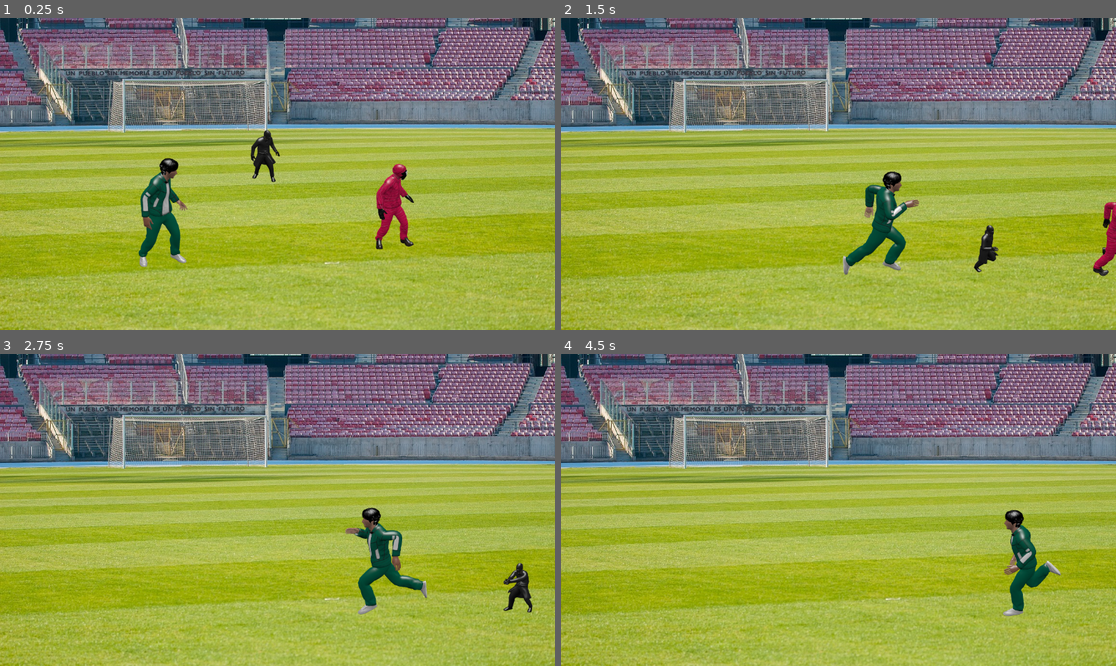
Above: before the commit, frames 1-4 (two rows, left to right).
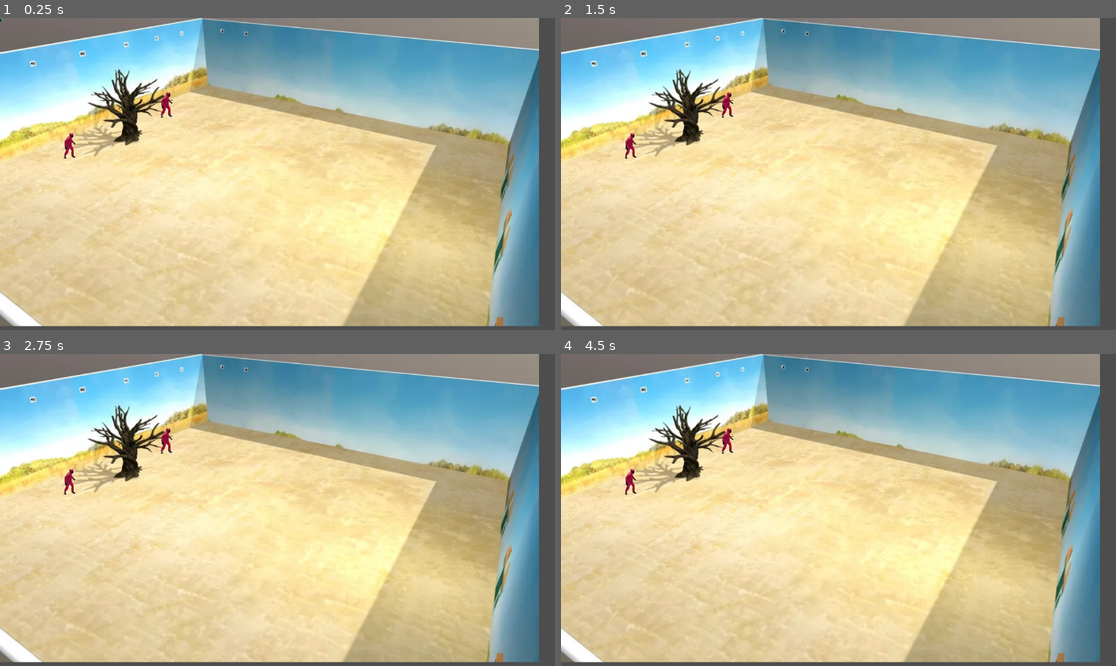
Above: after the commit, the same moments.

Repository: Starland9/squid-game-frontman-runner-demo
Game: Godot game, scene res://scenes/test/test.tscn
Same seed, same stepped clock (60 frames per second), same inputs: the game is played once before the commit and once after it.
Inputs:
- Up to frame 1 (0.25 s): no input
- Up to frame 2 (1.5 s): tap Enter (ui_accept) at 0.5, 1.35 s; hold Enter (ui_accept) 0.53-1.28 s; hold Right (ui_right) from 0.53 s (still down)
- Up to frame 3 (2.75 s): tap Enter (ui_accept) at 1.52, 1.82 s; release Right (ui_right) at 2.03 s; hold Left (ui_left) from 2.03 s (still down); hold Enter (ui_accept) from 2.03 s (still down)
- Up to frame 4 (4.5 s): release Left (ui_left) at 2.78 s; release Enter (ui_accept) at 2.78 s; hold Right (ui_right) 2.78-4.28 s; tap Enter (ui_accept) at 2.85, 3.02, 3.32, 4.35 s; hold Enter (ui_accept) 3.53-4.28 s; hold Left (ui_left) from 4.28 s (still down)

The runs differ from the first frame. In frame 1, 99% of the frame differs, in the area x 0-100%, y 0-100%; in frame 2, 99%; in frame 3, 99%; in frame 4, 99%.

Commit message:
Refactors game character movement
Improves character movement logic for better responsiveness and control.  Removes unnecessary print statements and streamlines state management.  Adds a `movable` property to control character input.  Updates character animations and speeds. Removes unused assets.

Diff:
--- a/actors/frontman/frontman.gd
+++ b/actors/frontman/frontman.gd
@@ -23,7 +23,6 @@
 func _set_state(new_state: int) -> void:
 	if state != new_state:
 		state = new_state
-		print(states.keys()[state])
 
 func _physics_process(delta: float) -> void:
 
--- a/actors/greenman/greenman.gd
+++ b/actors/greenman/greenman.gd
@@ -1,8 +1,9 @@
 extends CharacterBody2D
 class_name Greenman
 
+@export var movable_by_input := false
 
-@onready var anim = $AnimatedSprite2D
+@onready var anim :AnimatedSprite2D = $AnimatedSprite2D
 
 enum states {IDLE, RUN, JUMP, KICK, PUNCH, DEATH}
 
@@ -11,7 +12,7 @@
 var face_dir : int = 1
 const GRAVITY: float = 9.8
 var jump_force: float = 500
-var run_speed : float = 400
+var run_speed : float = 50
 var in_kick := false
 var in_punch := false
 
@@ -25,7 +26,6 @@
 func _set_state(new_state: int) -> void:
 	if state != new_state:
 		state = new_state
-		print(states.keys()[state])
 
 func _physics_process(delta: float) -> void:
 
@@ -35,14 +35,13 @@
 
 
 
-func _manage_moves(delta: float) -> void:
+func _manage_moves(_delta: float) -> void:
 	# apply gravity
-	velocity.y += GRAVITY * delta * 100
+	# velocity.y += GRAVITY * delta * 100
 
-	if not in_kick and not in_punch:
+	if not in_kick and not in_punch and movable_by_input:
 		move_dir = Input.get_action_strength("ui_right") - Input.get_action_strength("ui_left")
 		face_dir = sign(move_dir) if move_dir != 0 else face_dir
-		anim.flip_h = face_dir == -1
 
 		if move_dir != 0:
 			velocity.x = move_dir * run_speed
@@ -53,7 +52,23 @@
 		if Input.is_action_just_pressed("ui_up"):
 			velocity.y = -jump_force
 
-		move_and_slide()
+
+
+	else:
+		move_dir = -1
+		face_dir = -1
+		var can_move = not Input.is_action_pressed("ui_accept")
+		if can_move:
+			velocity.x = move_dir * run_speed
+			# velocity.y = -5
+
+		else:
+			velocity.x = move_toward(velocity.x, 0, run_speed)
+			velocity.y = 0
+
+
+	anim.flip_h = face_dir == -1
+	move_and_slide()
 
 	in_kick = Input.is_action_pressed("ui_accept")
 	in_punch = Input.is_action_pressed("ui_cancel")
@@ -61,18 +76,14 @@
 
 
 func _manage_states() -> void:
-	if is_on_floor():
-		if in_kick:
-			_set_state(states.KICK)
-		if in_punch:
-			_set_state(states.PUNCH)
-		elif  move_dir != 0:
-			_set_state(states.RUN)
-		else:
-			_set_state(states.IDLE)
+	if in_kick:
+		_set_state(states.KICK)
+	if in_punch:
+		_set_state(states.PUNCH)
+	elif  velocity.x != 0.0:
+		_set_state(states.RUN)
 	else:
-		if velocity.y < 0:
-			_set_state(states.JUMP)
+		_set_state(states.IDLE)
 
 
 
--- a/actors/greenman/greenman.tscn
+++ b/actors/greenman/greenman.tscn
@@ -243,3 +243,4 @@
 [node name="CollisionShape2D" type="CollisionShape2D" parent="."]
 position = Vector2(32, -29)
 shape = SubResource("CapsuleShape2D_gmph2")
+disabled = true
--- a/actors/redman/redman.gd
+++ b/actors/redman/redman.gd
@@ -1,5 +1,7 @@
 extends CharacterBody2D
 class_name Redman
+
+@export var movable := false
 
 @onready var anim = $AnimatedSprite2D
 
@@ -23,7 +25,6 @@
 func _set_state(new_state: int) -> void:
 	if state != new_state:
 		state = new_state
-		print(states.keys()[state])
 
 func _physics_process(delta: float) -> void:
 
@@ -33,11 +34,11 @@
 
 
 
-func _manage_moves(delta: float) -> void:
+func _manage_moves(_delta: float) -> void:
 	# apply gravity
-	velocity.y += GRAVITY * delta * 100
+	# velocity.y += GRAVITY * delta * 100
 
-	if not in_shoot:
+	if not in_shoot and movable:
 		move_dir = Input.get_action_strength("ui_right") - Input.get_action_strength("ui_left")
 		face_dir = sign(move_dir) if move_dir != 0 else face_dir
 		anim.flip_h = face_dir == -1
--- /dev/null
+++ b/scenes/test/test.gd
@@ -0,0 +1,67 @@
+extends Node2D
+
+
+@onready var greens = $Grennmans
+@onready var greens_spawn : Line2D = $SpawnArea
+
+const greenman_scene = preload("res://actors/greenman/greenman.tscn");
+
+# Called when the node enters the scene tree for the first time.
+func _ready() -> void:
+	randomize()
+	_fill_greenmans()
+
+func _fill_greenmans():
+	var points := greens_spawn.points;
+	print(points)
+
+	for i in range(30):
+		var speed_scale := randf()
+
+		var gm = greenman_scene.instantiate()
+		greens.get_parent().add_child(gm)
+		# gm.global_position = _get_random_point_along_line(
+			# points[0], points[1]
+		# )
+		gm.scale = Vector2.ONE * 0.1
+		gm.run_speed *= speed_scale
+		gm.run_speed = clampf(gm.run_speed, 10, 30)
+		gm.anim.speed_scale *= speed_scale
+
+
+func _get_random_point_in_rect(p1: Vector2, p2: Vector2, p3: Vector2, p4:Vector2) -> Vector2:
+	# var area := 0.5 * absf((p1.x * p2.y + p2.x * p3.y + p3.x * p4.y + p4.x * p1.y) - (p2.x * p1.y + p3.x * p2.y + p4.x * p3.y + p1.x * p4.y))
+	var u := randf()
+
+	if u < 0.25:
+		var v := randf()
+		return Vector2(
+			p1.x + v * (p2.x - p1.x),
+			p1.y + v * (p2.y - p1.y)
+		)
+	if u < 0.5:
+		var v:= randf()
+		return Vector2(
+			p2.x + v * (p3.x - p2.x),
+			p2.y + v * (p3.y - p2.y)
+		)
+	if u < 0.75:
+		var v := randf()
+		return Vector2(
+			p3.x + v * (p4.x - p3.x),
+			p3.y + v * (p4.y - p3.y)
+		)
+	else:
+		var v := randf()
+		return Vector2(
+			p4.x + v * (p1.x - p4.x),
+			p4.y + v - (p1.y - p4.y)
+		)
+
+
+func _get_random_point_along_line(p1: Vector2, p2: Vector2) -> Vector2:
+	var u := randf()
+	return Vector2(
+		p1.x + u * (p2.x - p1.x),
+		p1.y + u * (p2.y - p1.y)
+	)
--- a/scenes/test/test.tscn
+++ b/scenes/test/test.tscn
@@ -1,35 +1,45 @@
-[gd_scene load_steps=6 format=3 uid="uid://becvkiuoyxfej"]
+[gd_scene load_steps=5 format=3 uid="uid://becvkiuoyxfej"]
 
-[ext_resource type="Texture2D" uid="uid://cj4fy5kfo7vhr" path="res://assets/images/stadium-1525532_1280.jpg" id="1_traul"]
-[ext_resource type="PackedScene" uid="uid://csnqswquk0u3l" path="res://actors/frontman/frontman.tscn" id="1_xxrov"]
-[ext_resource type="PackedScene" uid="uid://dgeie31qkit6s" path="res://actors/greenman/greenman.tscn" id="3_owync"]
+[ext_resource type="Texture2D" uid="uid://s5xcbmxyr64b" path="res://assets/images/backgrounds/squid-game-background-y3ilrmogp78l0cjd.jpg" id="1_fd3mv"]
+[ext_resource type="Script" path="res://scenes/test/test.gd" id="1_vcxww"]
 [ext_resource type="PackedScene" uid="uid://rk72732bc5p" path="res://actors/redman/redman.tscn" id="4_144bm"]
 
 [sub_resource type="RectangleShape2D" id="RectangleShape2D_jh3n2"]
 size = Vector2(1383, 177)
 
 [node name="Test" type="Node2D"]
+script = ExtResource("1_vcxww")
+
+[node name="SpawnArea" type="Line2D" parent="."]
+position = Vector2(635, 265)
+points = PackedVector2Array(1056, 182, 993, 769)
 
 [node name="TextureRect" type="TextureRect" parent="."]
-offset_right = 1280.0
-offset_bottom = 857.0
-texture = ExtResource("1_traul")
-
-[node name="Frontman" parent="." instance=ExtResource("1_xxrov")]
-position = Vector2(569, 256)
-scale = Vector2(0.5, 0.5)
+offset_right = 1865.0
+offset_bottom = 1067.0
+texture = ExtResource("1_fd3mv")
 
 [node name="StaticBody2D" type="StaticBody2D" parent="."]
+visible = false
 position = Vector2(45, 168)
 
 [node name="CollisionShape2D" type="CollisionShape2D" parent="StaticBody2D"]
 position = Vector2(502, 451.5)
 shape = SubResource("RectangleShape2D_jh3n2")
 
-[node name="Greenman" parent="." instance=ExtResource("3_owync")]
-position = Vector2(317, 393)
-scale = Vector2(0.5, 0.5)
+[node name="Redmans" type="Node2D" parent="."]
+position = Vector2(156, 156)
 
-[node name="Redman" parent="." instance=ExtResource("4_144bm")]
-position = Vector2(802, 375)
-scale = Vector2(0.4, 0.4)
+[node name="Redman" parent="Redmans" instance=ExtResource("4_144bm")]
+position = Vector2(77.0001, 294)
+scale = Vector2(0.2, 0.2)
+
+[node name="Redman2" parent="Redmans" instance=ExtResource("4_144bm")]
+position = Vector2(412, 153)
+scale = Vector2(0.2, 0.2)
+
+[node name="Grennmans" type="Node2D" parent="."]
+
+[node name="Cam" type="Camera2D" parent="."]
+anchor_mode = 0
+zoom = Vector2(0.6, 0.6)
Binary file added: assets/images/backgrounds/squid-game-background-y3ilrmogp78l0cjd.jpg
Not shown, added: assets/images/backgrounds/squid-game-background-y3ilrmogp78l0cjd.jpg.import
Renamed: assets/images/stadium-1525532_1280.jpg -> assets/images/backgrounds/stadium-1525532_1280.jpg
Not shown, changed: assets/images/backgrounds/stadium-1525532_1280.jpg.import
